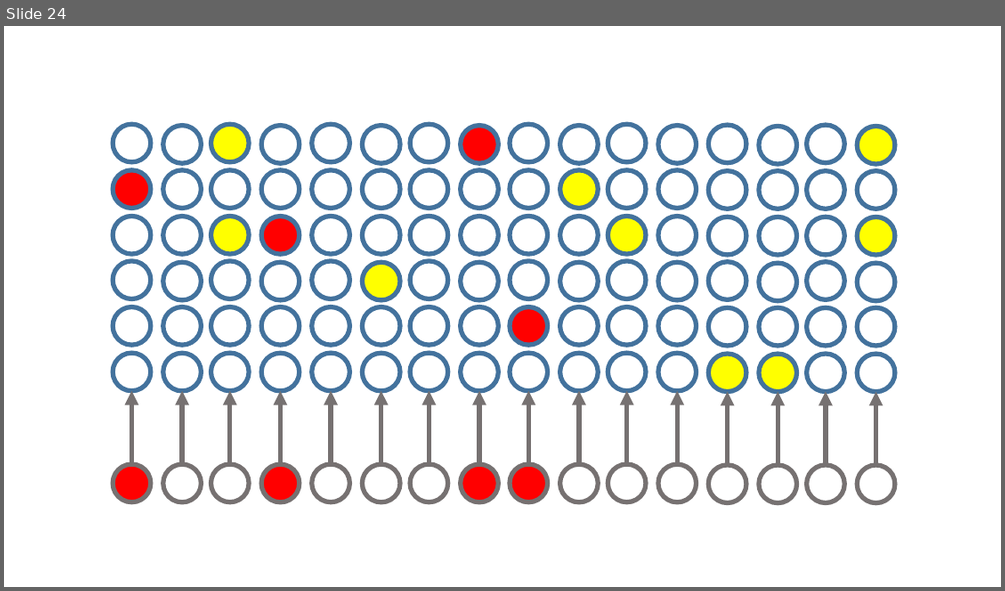
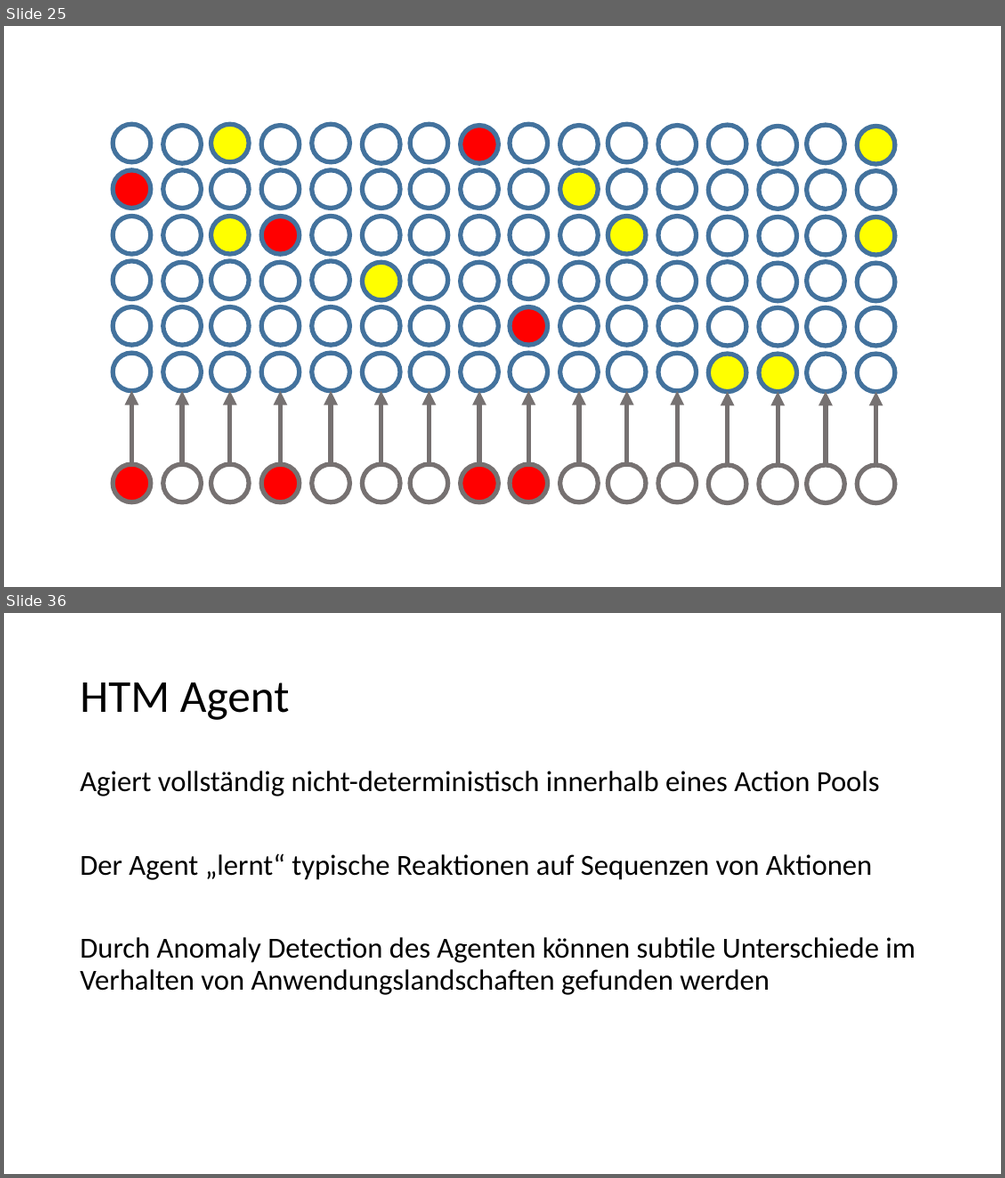
Before and after one commit to danck/hsem, a slide deck: Vortrag/hsem.pptx. Shown one above the other, each under a label of ours: slide 24 before the commit, slides 25 and 36 after it; the slides between them are not shown. The pictures are 1005x591 and 1005x1178 pixels, drawn with LibreOffice and Linux fonts; fonts in the diff are those of the drawing. Boxes give left, top, right and bottom in pixels: in the first picture for what was removed or moved away, otherwise in the second. Text is boxed around its words. In the diff, an @@ line names an element or a change of style, - is before the commit and + after.

```diff
--- a/Vortrag/hsem.pptx
+++ b/Vortrag/hsem.pptx
@@ slide 36 added at <box>4,613,1001,1174</box>, background #FFFFFF @@
@@ title added at <box>80,682,290,720</box>, 44 pt, text #000000 @@
+HTM Agent
@@ text added at <box>80,771,915,995</box>, 28 pt, text #000000 @@
+Agiert vollständig nicht-deterministisch innerhalb eines Action Pools
+Der Agent „lernt“ typische Reaktionen auf Sequenzen von Aktionen
+Durch Anomaly Detection des Agenten können subtile Unterschiede im Verhalten von Anwendungslandschaften gefunden werden
@@ what was slide 24 is now slide 25 @@
```
Also in this commit, not shown: 7 slides changed, 17 other slides added, 5 slides removed.
